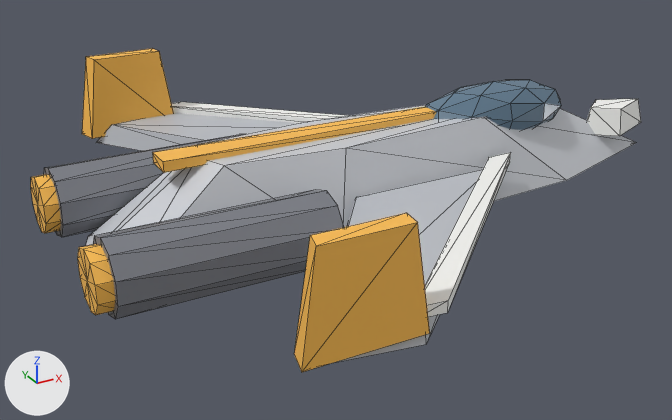
Two versions of the glTF model play/polarity-shmup/assets/craft/fighter_p1_ember/fighter_p1_ember.glb, one commit apart.
Rendered twice from a camera (50 mm lens) standing at (-8.8, -13.5, 6.85) and looking at (-1.3, 0.13, 0.03). Every picture has the same lights, and +X, +Y and +Z are marked at lower left. The picture after the commit comes second. Mesh edges are drawn as thin lines. Vertices at exactly the same position are counted once.
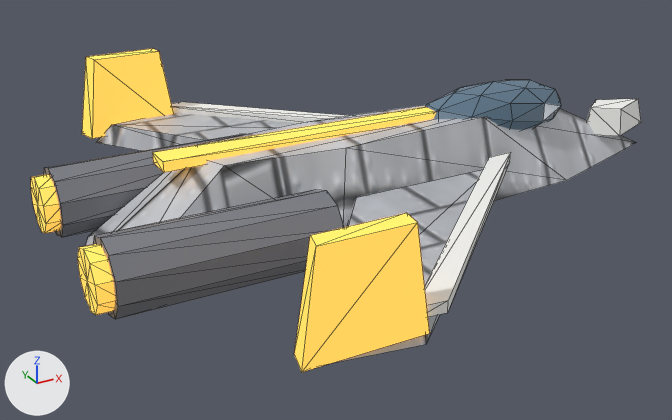
The change, as a diff of the scene's bpy script:
```diff
--- a/play/polarity-shmup/assets/craft/fighter_p1_ember/fighter_p1_ember.glb.py
+++ b/play/polarity-shmup/assets/craft/fighter_p1_ember/fighter_p1_ember.glb.py
@@ img_image_0 @@
+img_image_0 = load_image('Image_0', '_unpacked/Image_0', 256, 256, 'sRGB')
@@ img_image_1 @@
+img_image_1 = load_image('Image_1', '_unpacked/Image_1', 256, 256, 'Non-Color')
@@ mat_hull @@
 mat_hull = bpy.data.materials.new('hull')
-# nodes: BsdfPrincipled, OutputMaterial
-# colours: light grey #ced1d7
+# nodes: BsdfPrincipled, Mix, NormalMap, OutputMaterial, TexImage x2
+# colours: white #dde0e6
+# uses the picture img_image_0
+# uses the picture img_image_1
@@ mat_polarity @@
 mat_polarity.roughness = 0.516
+mat_polarity.emission_strength = 1.0
+mat_polarity.emission_color = (0.85, 0.442, 0.068)  # orange #edb14a
@@ me_mesh_0 @@
 me_mesh_0.from_pydata(...)  # 16 vertices, 28 faces; spans x -6.0..6.0, y -1.35..1.35, z 0.12..1.57
 # used by ob_mesh_0; location = (0.0, 0.0, 0.0)
+# me_mesh_0 part 1: 28 kept faces spanning x -6.0..6.0, y -1.35..1.35, z 0.12..1.57 get new texture (UV) coordinates
 me_mesh_0.materials.append(mat_hull)
```

What differs and where, as boxes (x1, y1, x2, y2) in the pictures (672 x 420 px):
'Mesh_5', recoloured, surface changed (lighter): (31, 49, 436, 372) in both
'Mesh_0', surface changed: (86, 105, 636, 246) in both
